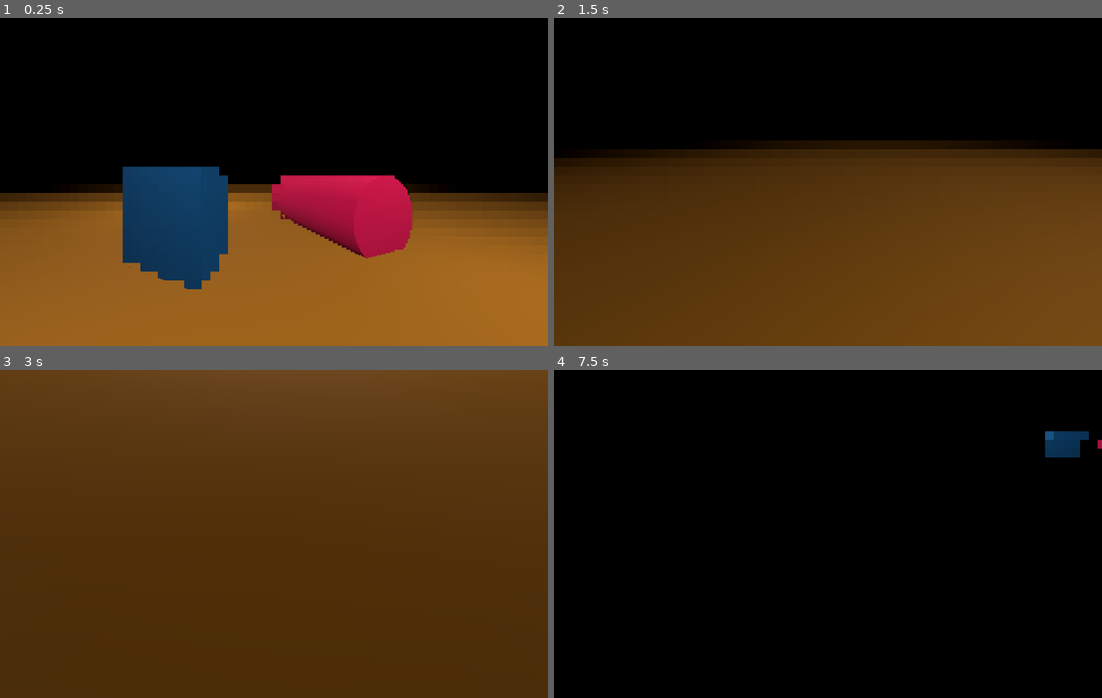
Above: before the commit, frames 1-4 (two rows, left to right).
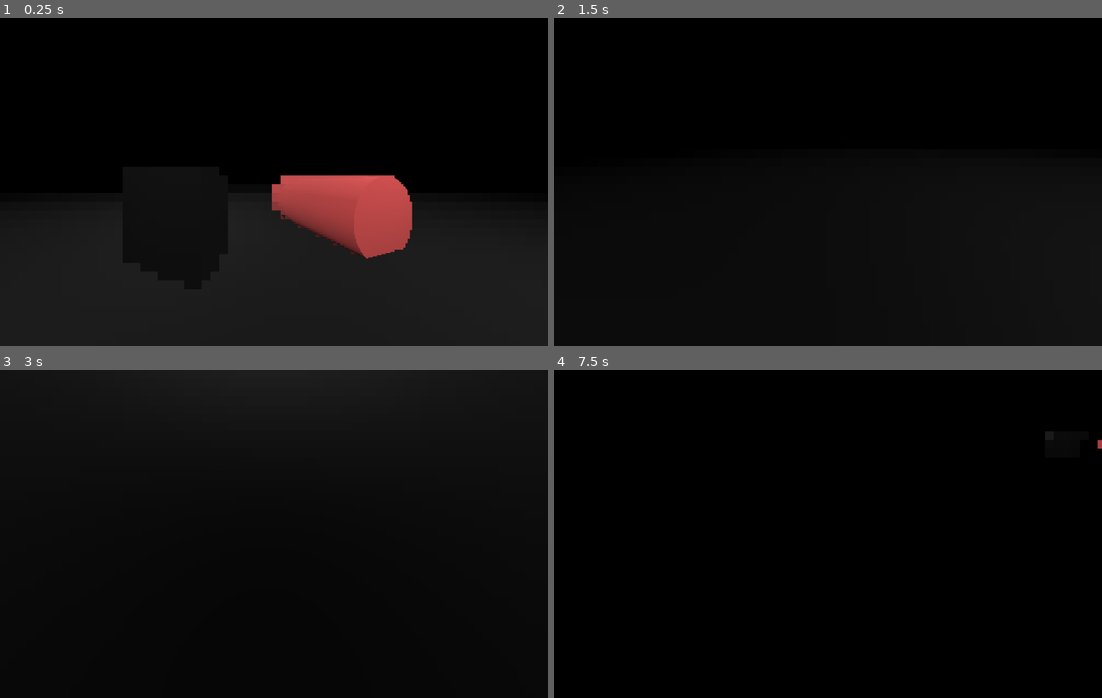
Above: after the commit, the same moments.

Repository: Yarnsh/SpookyColor
Game: Godot game, scene res://test.tscn
Same seed, same stepped clock (60 frames per second), same inputs: the game is played once before the commit and once after it.
Inputs (mouse positions are in pixels of both pictures, inside the frame that each line leads up to):
- Up to frame 1 (0.25 s): no input
- Up to frame 2 (1.5 s): tap Enter at 0.5 s; move the mouse to (948, 165) at 0.52 s; hold D (right) 0.53-1.28 s; move the mouse to (718, 198) at 1.27 s; hold S (back) from 1.28 s (still down)
- Up to frame 3 (3 s): move the mouse to (328, 461) at 2.02 s; release S (back) at 2.03 s; hold D (right) 2.03-2.78 s; tap Space at 2.75 s; move the mouse to (246, 599) at 2.77 s; hold W (forward) from 2.78 s (still down)
- Up to frame 4 (7.5 s): tap Enter at 3.5, 5 s; move the mouse to (992, 583) at 3.52 s; release W (forward) at 3.53 s; hold A (left) 3.53-5.03 s; tap Space at 4.25, 5.75 s; move the mouse to (663, 484) at 4.27 s; move the mouse to (855, 534) at 5.02 s; hold S (back) 5.03-5.78 s; move the mouse to (745, 452) at 5.77 s; hold D (right) 5.78-6.53 s; move the mouse to (948, 517) at 6.52 s; hold W (forward) 6.53-7.28 s; move the mouse to (718, 550) at 7.27 s; hold D (right) from 7.28 s (still down)

The runs differ from the first frame. In frame 1, 50% of the frame differs, in the area x 0-100%, y 45-100%; in frame 2, 61%; in frame 3, 100%, in the area x 0-100%, y 0-100%; in frame 4, 0.6%.

Commit message:
shader progress

Diff:
--- a/final.gdshader
+++ b/final.gdshader
@@ -3,11 +3,13 @@
 uniform sampler2D base : source_color, filter_nearest;
 uniform sampler2D resolution : source_color, filter_linear;
 
+uniform vec3 col = vec3(0.0);
+
 void fragment() {
-	// TODO: blur this texture slightly when we use it
-	float res_scale = texture(resolution, UV).r;
+	// resolution change
+	float res_scale = 0.0;
+	res_scale += texture(resolution, UV).r;
 
-	//ugly, figure out something better later maybe
 	if (res_scale > 0.5) {res_scale = 1.0;}
 	else if (res_scale > 0.25) {res_scale = 0.5;}
 	else if (res_scale > 0.125) {res_scale = 0.25;}
@@ -15,5 +17,14 @@
 	else {res_scale = 0.0625;}
 
 	vec2 new_uv = ceil((UV * (1.0/SCREEN_PIXEL_SIZE)) * res_scale) * (SCREEN_PIXEL_SIZE / res_scale);
-	COLOR = texture(base, new_uv);
+	vec3 base_color = texture(base, new_uv).rgb;
+
+	// color removal
+	vec3 grayscale_value = vec3(dot(base_color.rgb, vec3(0.299, 0.587, 0.114)));
+	// This has a side effect of making the grayscale darker if any of the colors are on
+	// figure out a fix later maybe
+	vec3 movb = max(vec3(1.0) - col, base_color);
+	vec3 mov = vec3(min(movb.r, min(movb.g, movb.b)));
+
+	COLOR.rgb = mix(min(grayscale_value, mov), base_color, col);
 }
--- a/test.tscn
+++ b/test.tscn
@@ -6,20 +6,20 @@
 [ext_resource type="Script" path="res://test_cam.gd" id="2_ug8c3"]
 
 [sub_resource type="StandardMaterial3D" id="StandardMaterial3D_pl7ge"]
-albedo_color = Color(0.717647, 0.443137, 0.0352941, 1)
+albedo_color = Color(0, 1, 0, 1)
 
 [sub_resource type="QuadMesh" id="QuadMesh_g1gam"]
 material = SubResource("StandardMaterial3D_pl7ge")
 size = Vector2(50, 50)
 
 [sub_resource type="StandardMaterial3D" id="StandardMaterial3D_pbu3c"]
-albedo_color = Color(1, 0, 0.345098, 1)
+albedo_color = Color(1, 0, 0, 1)
 
 [sub_resource type="CylinderMesh" id="CylinderMesh_bfbac"]
 material = SubResource("StandardMaterial3D_pbu3c")
 
 [sub_resource type="StandardMaterial3D" id="StandardMaterial3D_ssh10"]
-albedo_color = Color(0, 0.372549, 0.611765, 1)
+albedo_color = Color(0, 0, 1, 1)
 
 [sub_resource type="PrismMesh" id="PrismMesh_nh52q"]
 material = SubResource("StandardMaterial3D_ssh10")
@@ -33,6 +33,7 @@
 [sub_resource type="ShaderMaterial" id="ShaderMaterial_i863q"]
 resource_local_to_scene = true
 shader = ExtResource("2_gl4yf")
+shader_parameter/col = Vector3(1, 0, 0)
 shader_parameter/base = SubResource("ViewportTexture_1a7j4")
 shader_parameter/resolution = SubResource("ViewportTexture_5k33x")
 
